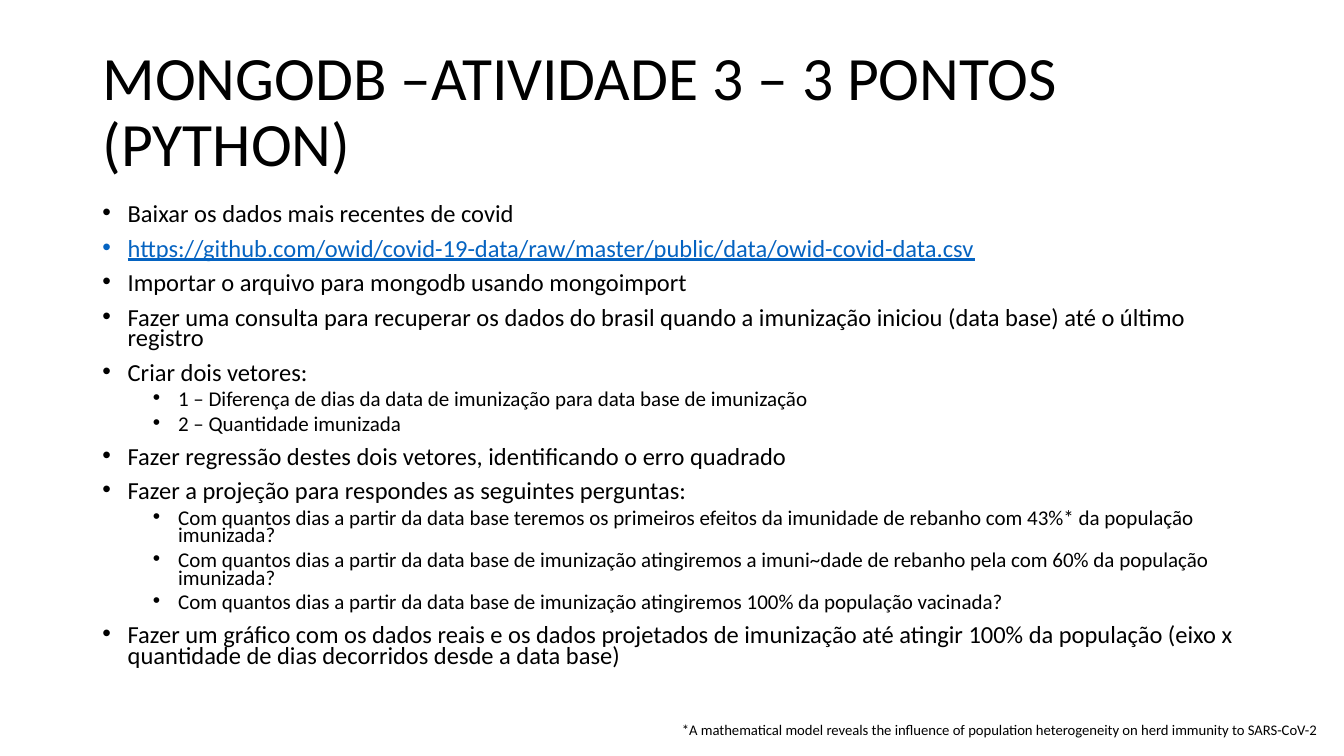
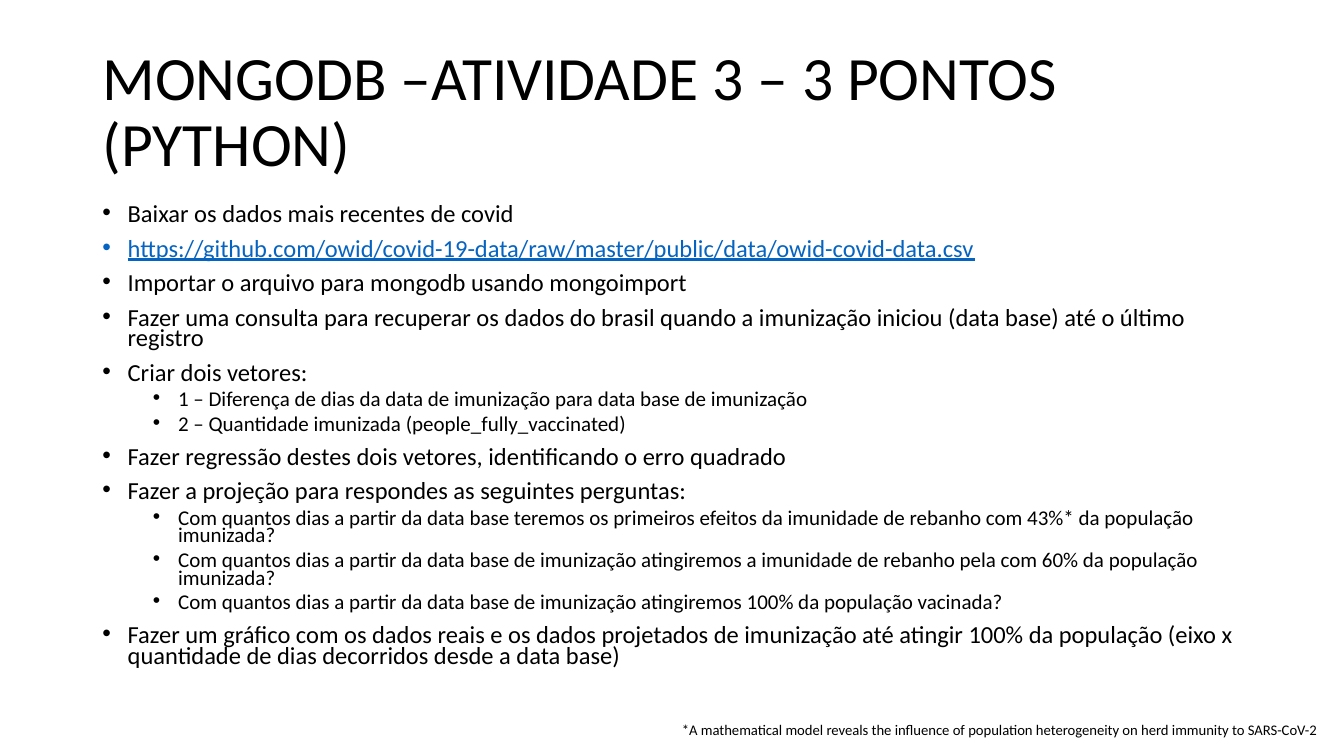
Before and after one commit to antoniomralmeida/ed.ii, a slide deck: slide 3 of ATIVIDADES.pptx. Drawn at 1344x756 pixels with LibreOffice and Linux fonts; fonts in the diff are those of the drawing. Boxes give left, top, right and bottom in pixels: in the first picture for what was removed or moved away, otherwise in the second. Text is boxed around its words. In the diff, an @@ line names an element or a change of style, - is before the commit and + after.

```diff
--- a/ATIVIDADES.pptx
+++ b/ATIVIDADES.pptx
@@ text at box(178, 416, 626, 435): text changed @@
-  • 2 – Quantidade imunizada
+  • 2 – Quantidade imunizada (people_fully_vaccinated)
@@ text at box(178, 552, 1198, 585): text changed @@
-  • Com quantos dias a partir da data base de imunização atingiremos a imuni~dade de rebanho pela com 60% da população imunizada?
+  • Com quantos dias a partir da data base de imunização atingiremos a imunidade de rebanho pela com 60% da população imunizada?
```
